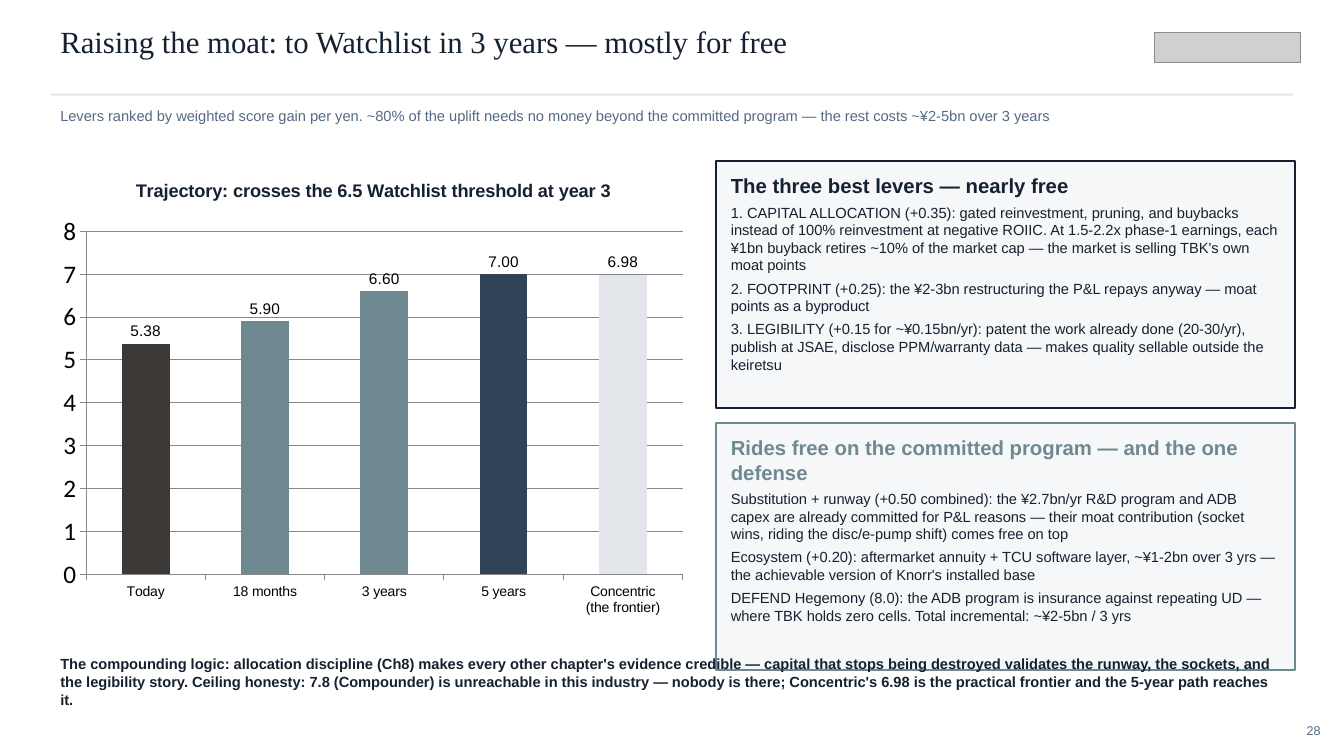
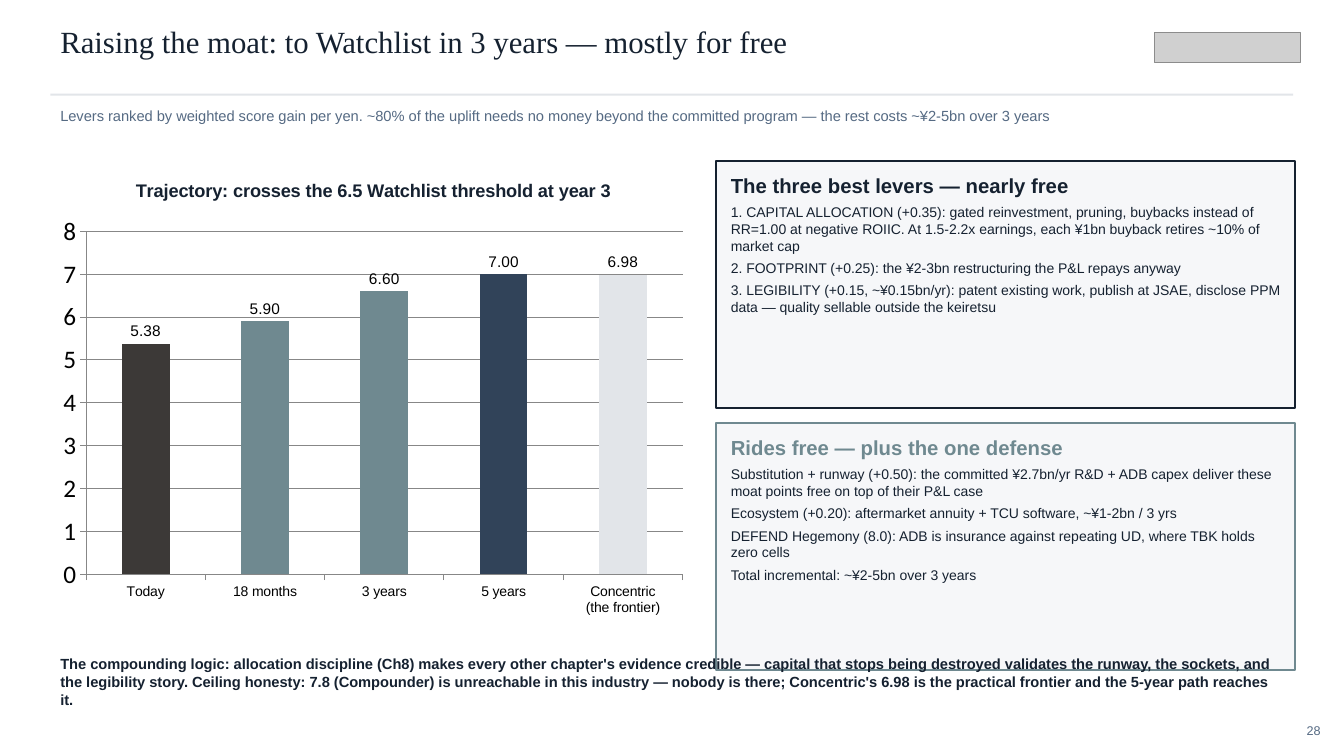
Before and after one commit to charette-lab/Claude, a slide deck: slide 28 of TBK_rd_gap_slides.pptx. Drawn at 1344x756 pixels with LibreOffice and Linux fonts; fonts in the diff are those of the drawing; grey boxes stand for pictures. Boxes give left, top, right and bottom in pixels: in the first picture for what was removed or moved away, otherwise in the second. Text is boxed around its words. In the diff, an @@ line names an element or a change of style, - is before the commit and + after.

```diff
--- a/TBK_rd_gap_slides.pptx
+++ b/TBK_rd_gap_slides.pptx
@@ text in rectangle at box(731, 207, 1280, 315): text changed; size 10.5 to 10 pt @@
-1. CAPITAL ALLOCATION (+0.35): gated reinvestment, pruning, and buybacks instead of 100% reinvestment at negative ROIIC. At 1.5-2.2x phase-1 earnings, each ¥1bn buyback retires ~10% of the market cap — the market is selling TBK's own moat points
-2. FOOTPRINT (+0.25): the ¥2-3bn restructuring the P&L repays anyway — moat points as a byproduct
-3. LEGIBILITY (+0.15 for ~¥0.15bn/yr): patent the work already done (20-30/yr), publish at JSAE, disclose PPM/warranty data — makes quality sellable outside the keiretsu
+1. CAPITAL ALLOCATION (+0.35): gated reinvestment, pruning, buybacks instead of RR=1.00 at negative ROIIC. At 1.5-2.2x earnings, each ¥1bn buyback retires ~10% of market cap
+2. FOOTPRINT (+0.25): the ¥2-3bn restructuring the P&L repays anyway
+3. LEGIBILITY (+0.15, ~¥0.15bn/yr): patent existing work, publish at JSAE, disclose PPM data — quality sellable outside the keiretsu
@@ text in rectangle at box(731, 440, 1272, 583): text changed; size 10.5 to 10 pt @@
-Rides free on the committed program — and the one defense
-Substitution + runway (+0.50 combined): the ¥2.7bn/yr R&D program and ADB capex are already committed for P&L reasons — their moat contribution (socket wins, riding the disc/e-pump shift) comes free on top
-Ecosystem (+0.20): aftermarket annuity + TCU software layer, ~¥1-2bn over 3 yrs — the achievable version of Knorr's installed base
-DEFEND Hegemony (8.0): the ADB program is insurance against repeating UD — where TBK holds zero cells. Total incremental: ~¥2-5bn / 3 yrs
+Rides free — plus the one defense
+Substitution + runway (+0.50): the committed ¥2.7bn/yr R&D + ADB capex deliver these moat points free on top of their P&L case
+Ecosystem (+0.20): aftermarket annuity + TCU software, ~¥1-2bn / 3 yrs
+DEFEND Hegemony (8.0): ADB is insurance against repeating UD, where TBK holds zero cells
+Total incremental: ~¥2-5bn over 3 years
```
Also in this commit, not shown: 1 other file.
